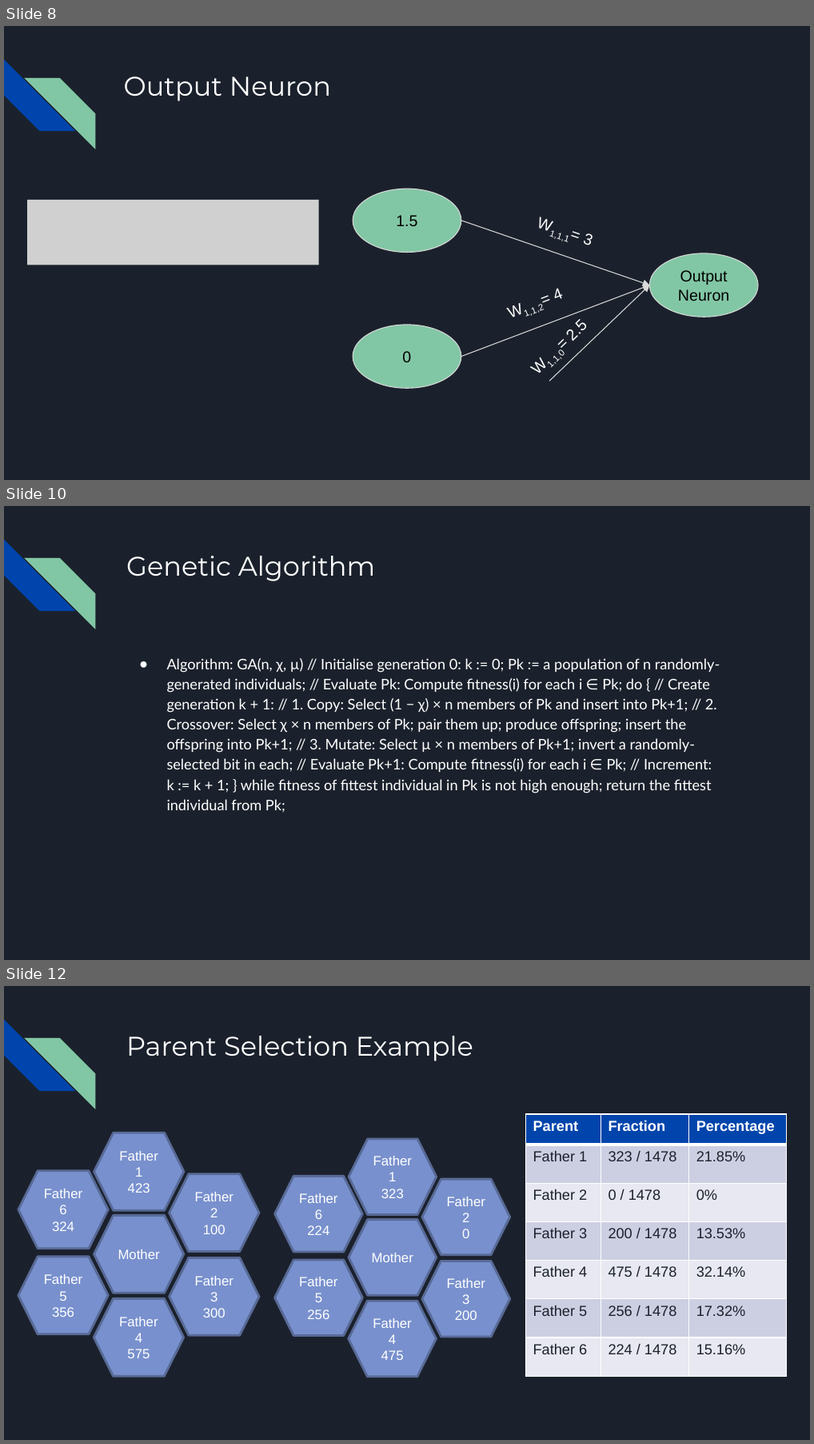
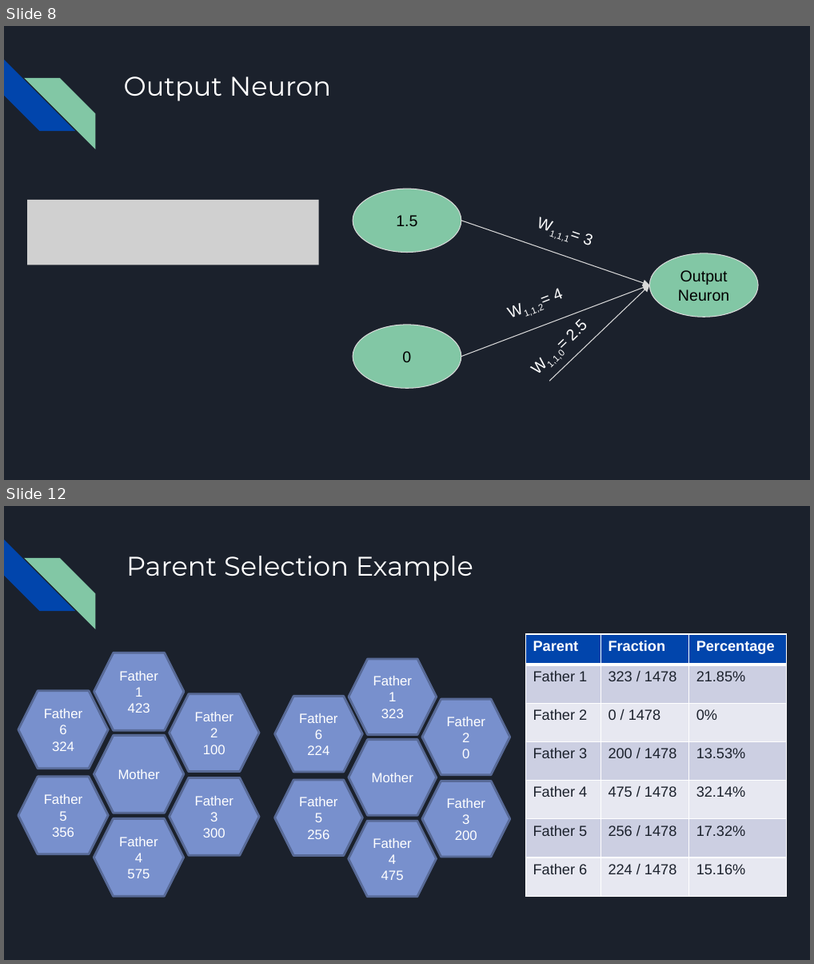
Before and after one commit to anna-porter/Reversi, a slide deck: Evolving a Reversi Player.pptx. Shown one above the other, each under a label of ours: slides 8, 10 and 12 before the commit, slides 8 and 12 after it; the slides between them are not shown. The pictures are 814x1444 and 814x964 pixels, drawn with LibreOffice and Linux fonts; fonts in the diff are those of the drawing; grey boxes stand for pictures. Boxes give left, top, right and bottom in pixels: in the first picture for what was removed or moved away, otherwise in the second. Text is boxed around its words. In the diff, an @@ line names an element or a change of style, - is before the commit and + after.

```diff
--- a/Evolving a Reversi Player.pptx
+++ b/Evolving a Reversi Player.pptx
@@ slide 10 removed at box(4, 506, 810, 960), background #1B212C; not listed: 2 template elements that a slide beside it also shows @@
@@ title removed at box(126, 556, 376, 581) @@
-Genetic Algorithm
@@ text removed at box(167, 658, 720, 812) @@
-● Algorithm: GA(n, χ, µ) // Initialise generation 0: k := 0; Pk := a population of n randomly-generated individuals; // Evaluate Pk: Compute fitness(i) for each i ∈ Pk; do { // Create generation k + 1: // 1. Copy: Select (1 − χ) × n members of Pk and insert into Pk+1; // 2. Crossover: Select χ × n members of Pk; pair them up; produce offspring; insert the offspring into Pk+1; // 3. Mutate: Select µ × n members of Pk+1; invert a randomly-selected bit in each; // Evaluate Pk+1: Compute fitness(i) for each i ∈ Pk; // Increment: k := k + 1; } while fitness of fittest individual in Pk is not high enough; return the fittest individual from Pk;
```
Also in this commit, not shown: 9 slides changed, 8 slides added, 1 other slide removed.
